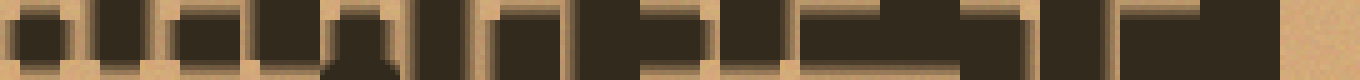
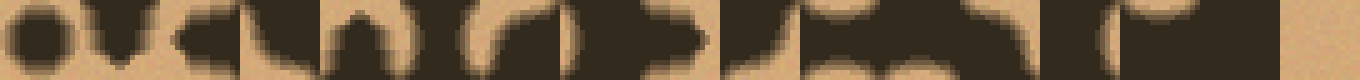
Layer changes from the first 1360 x 80 image to the second:
painted on "Calque 1" over (x1=0, y1=0, x2=1200, y2=80)
